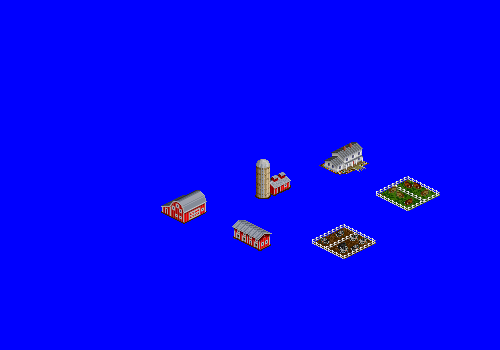
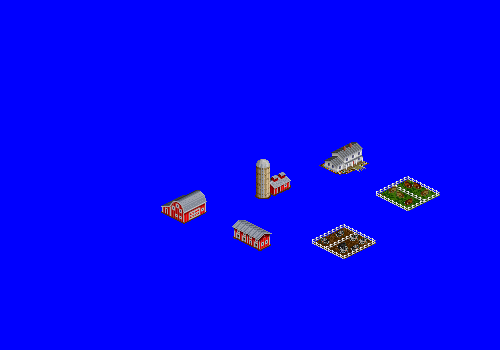
Layered file, before and after one edit (500px x 350px). Changes by layer:
painted on "cow shed" (2nd of 2, in "cow shed") over 233, 233, 272, 251
painted on "Anti-aliased comp" over 255, 185, 291, 199
painted on "Barn" over 161, 194, 207, 224
